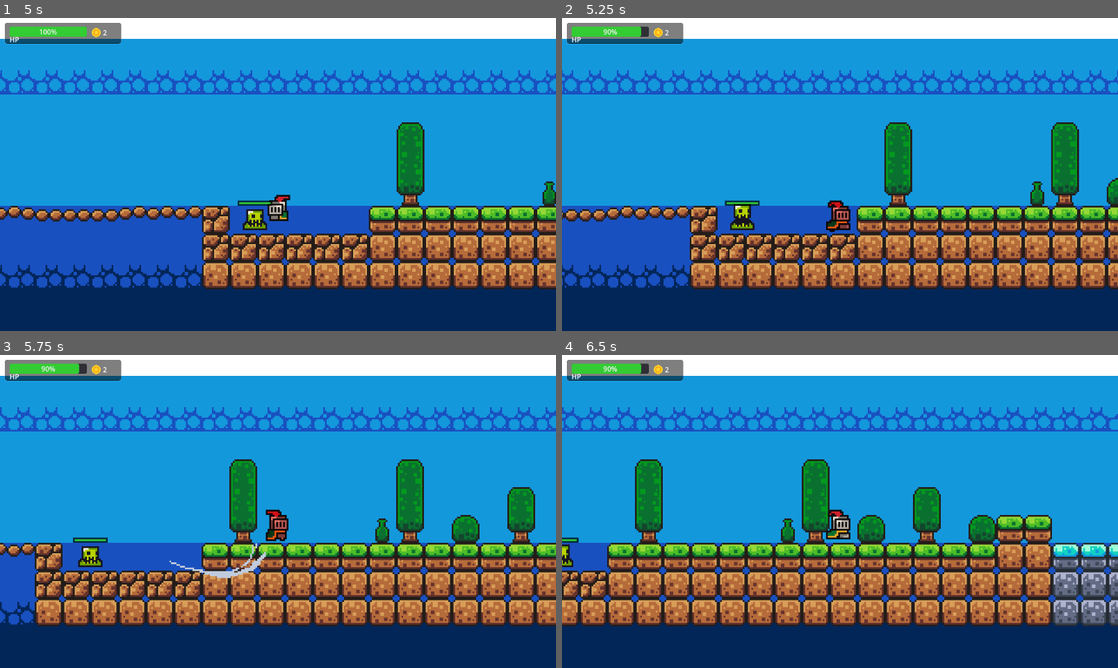
Above: before the commit, frames 1-4 (two rows, left to right).
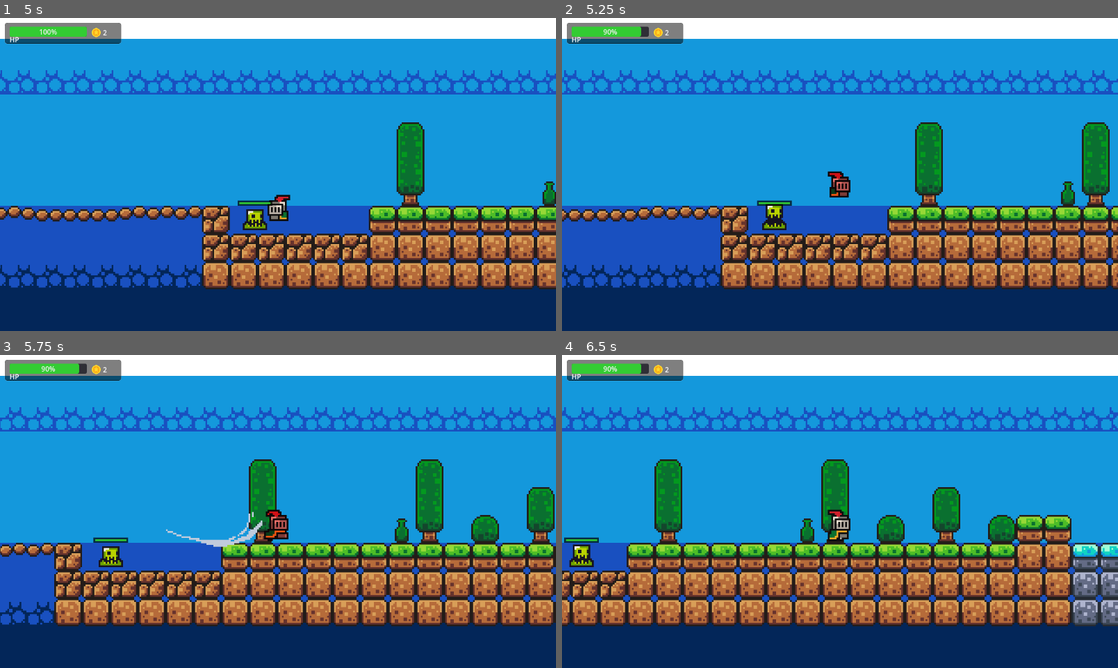
Above: after the commit, the same moments.

Repository: Kacprr/ThesisGameProject
Game: Godot game, scene res://Scenes/main_menu.tscn
The game is run twice, just before and just after one commit, with the same random seed, the same clock (stepped at 60 frames per second) and the same inputs.
Inputs:
- Up to frame 1 (5 s): click "Play" at 0.5 s; hold Z (attack) 1.28-2.03 s; hold Right (move_right) 1.28-2.78 s; tap Space (jump) at 1.52, 2.27, 3.77, 4.52 s; tap Z (attack) at 2.1, 3.6 s; hold Z (attack) 2.78-3.53 s; hold Left (move_left) from 2.78 s (still down); tap Shift (dash) at 2.85 s; hold Z (attack) from 4.28 s (still down)
- Up to frame 2 (5.25 s): release Left (move_left) at 5.03 s; release Z (attack) at 5.03 s; hold Right (move_right) from 5.03 s (still down); tap Shift (dash) at 5.1 s
- Up to frame 3 (5.75 s): keep holding Right (move_right); tap Space (jump) at 5.27 s; tap Z (attack) at 5.3 s
- Up to frame 4 (6.5 s): keep holding Right (move_right); hold Z (attack) from 5.78 s (still down)

Frame 1 is identical in both runs. In frame 2, 22% of the frame differs, in the area x 0-100%, y 16-87%; in frame 3, 26%; in frame 4, 28%.

Commit message:
hitbox changes + knockback normalisation
hitbox changes to align properly
knockback is now constant and handled by the player

Diff:
--- a/ruinsofnorth/Scenes/slime.tscn
+++ b/ruinsofnorth/Scenes/slime.tscn
@@ -52,8 +52,9 @@
 "speed": 10.0
 }]
 
-[sub_resource type="CircleShape2D" id="CircleShape2D_aiwxb"]
-radius = 8.0
+[sub_resource type="CapsuleShape2D" id="CapsuleShape2D_aiwxb"]
+radius = 7.0
+height = 16.0
 
 [sub_resource type="CircleShape2D" id="CircleShape2D_paq7w"]
 radius = 9.0
@@ -74,7 +75,7 @@
 
 [node name="CollisionShape2D" type="CollisionShape2D" parent="."]
 position = Vector2(0, -6)
-shape = SubResource("CircleShape2D_aiwxb")
+shape = SubResource("CapsuleShape2D_aiwxb")
 
 [node name="RayCastRight" type="RayCast2D" parent="."]
 position = Vector2(0, -6)
--- a/ruinsofnorth/Scripts/player.gd
+++ b/ruinsofnorth/Scripts/player.gd
@@ -154,7 +154,7 @@
 	get_tree().call_deferred("reload_current_scene")
 
 
-func take_damage(amount, knockback = Vector2.ZERO):
+func take_damage(amount):
 	if is_invulnerable:
 		return
 
@@ -168,8 +168,7 @@
 	$InvulnTimer.start()
 
 	# Apply knockback
-	if knockback != Vector2.ZERO:
-		apply_knockback(knockback, 0.15)
+	apply_knockback(0.15)
 
 	if health <= 0:
 		die()
@@ -178,10 +177,11 @@
 	velocity.y = force
 	current_State = PlayerState.JUMP
 
-func apply_knockback(knocback_vector: Vector2, stun_duration: float):
+func apply_knockback(stun_duration: float):
 	current_State = PlayerState.STUNNED
-	velocity = knocback_vector
-	velocity.y = knocback_vector.y * 2
+	var knockback = (global_position - global_position).normalized() * 100
+	velocity = knockback
+	velocity.y = -200
 	if direction_var == -1 :
 		velocity.x += 100
 	elif direction_var == 1:
--- a/ruinsofnorth/Scripts/slime.gd
+++ b/ruinsofnorth/Scripts/slime.gd
@@ -79,8 +79,7 @@
 		if body.has_method("take_damage"):
 			state = State.ATTACKING
 			can_attack = false
-			var knockback = (body.global_position - global_position).normalized() * 100
-			body.take_damage(1, knockback)
+			body.take_damage(1)
 			attack_timer.start()
 
 func take_damage(amount, knockback_vector: Vector2 = Vector2.ZERO):
@@ -137,8 +136,7 @@
 			break
 	if player_in_range:
 		if player_node.has_method("take_damage"):
-			var knockback = (player_node.global_position - global_position).normalized() * 200
-			player_node.take_damage(1, knockback)
+			player_node.take_damage(1)
 			attack_timer.start()
 	else:
 		state = State.IDLE
